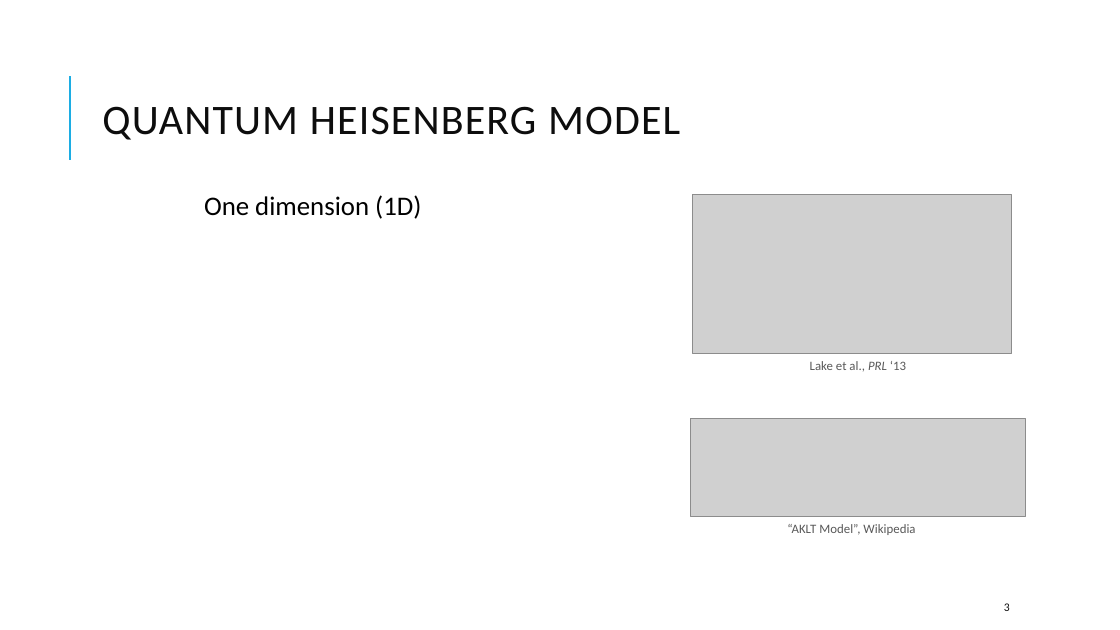
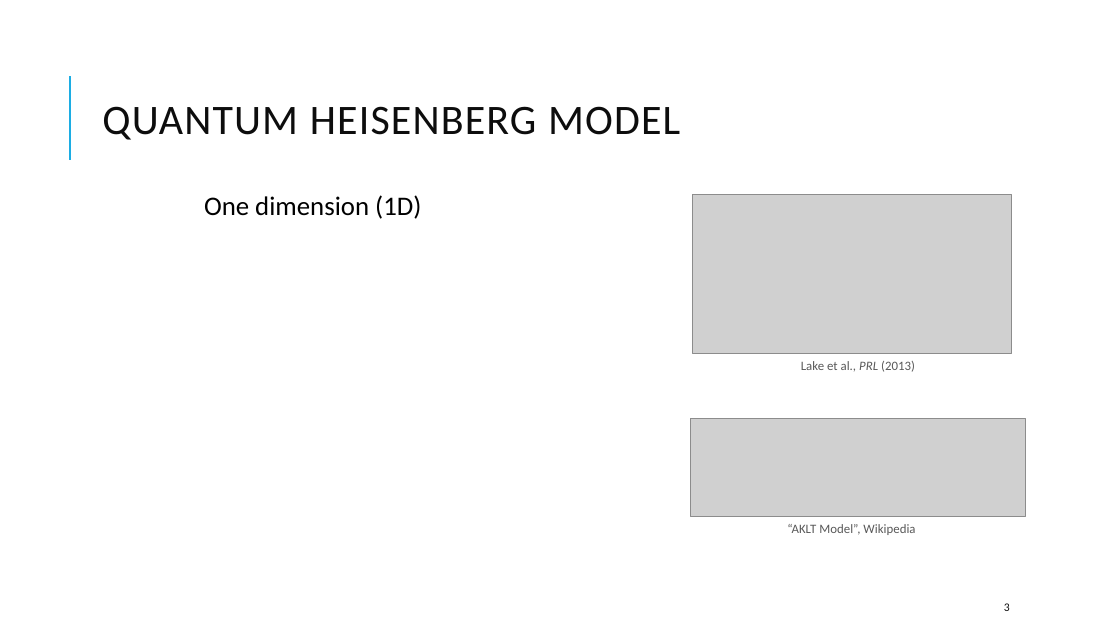
Before and after one commit to kwang0/KPZ-Project, a slide deck: slide 3 of Qualifying Exam Presentation.pptx. Drawn at 1120x630 pixels with LibreOffice and Linux fonts; fonts in the diff are those of the drawing; grey boxes stand for pictures. Boxes give left, top, right and bottom in pixels: in the first picture for what was removed or moved away, otherwise in the second. Text is boxed around its words. In the diff, an @@ line names an element or a change of style, - is before the commit and + after.

```diff
--- a/Qualifying Exam Presentation.pptx
+++ b/Qualifying Exam Presentation.pptx
@@ text at [801, 361, 915, 372]: text changed @@
-Lake et al., PRL ‘13
+Lake et al., PRL (2013)
```
Also in this commit, not shown: 9 other slides changed, 9 slides added.
